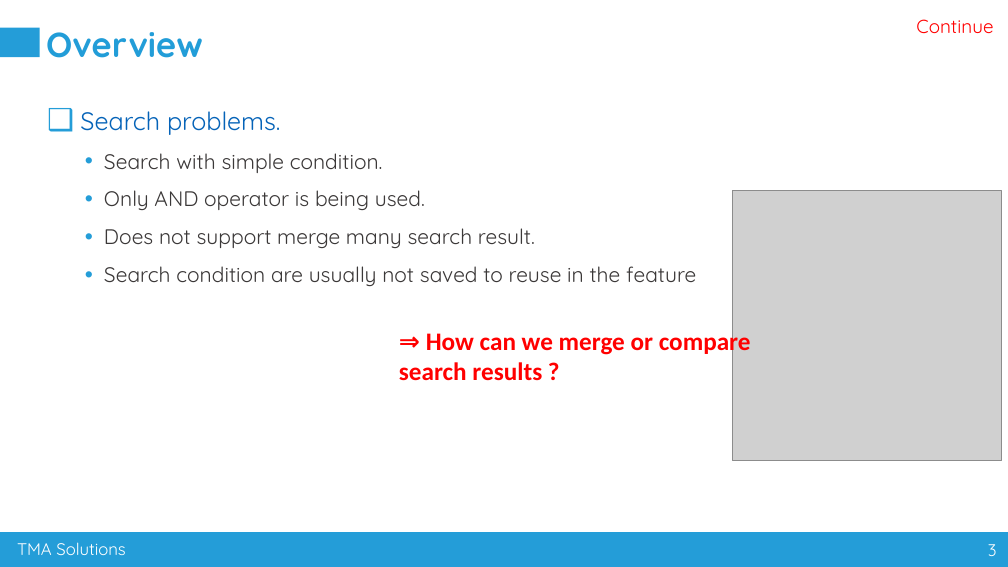
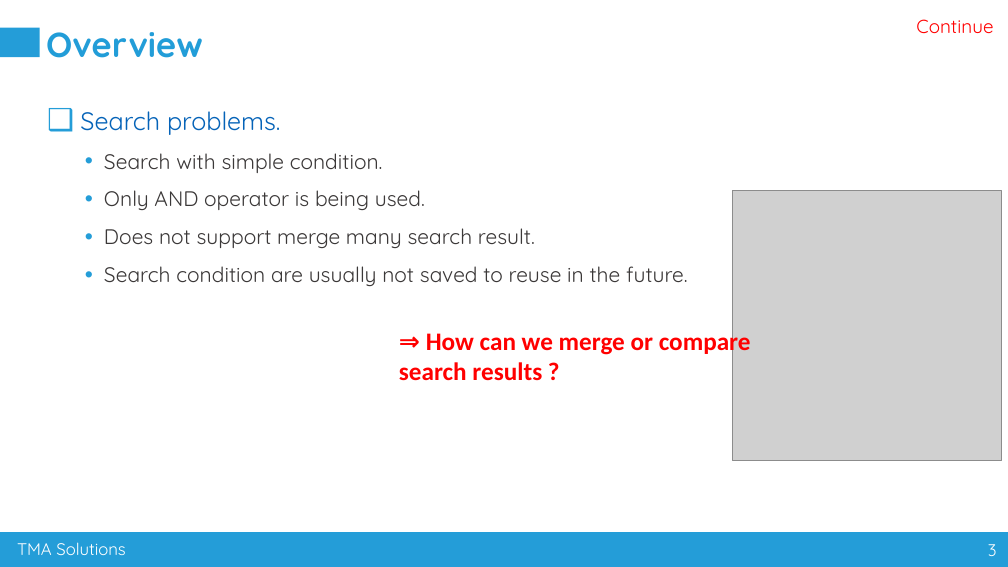
Before and after one commit to ChickenKFC/tma-promotion-2017, a slide deck: slide 3 of Slide/Search With Logical Operation.pptx. Drawn at 1008x567 pixels with LibreOffice and Linux fonts; fonts in the diff are those of the drawing; grey boxes stand for pictures. Boxes give left, top, right and bottom in pixels: in the first picture for what was removed or moved away, otherwise in the second. Text is boxed around its words. In the diff, an @@ line names an element or a change of style, - is before the commit and + after.

Commit message:
Slides & Remove Unneccessary Project
Update Slide, Remove HistorySearchControl

```diff
--- a/Slide/Search With Logical Operation.pptx
+++ b/Slide/Search With Logical Operation.pptx
@@ text at (104, 266, 688, 286): text changed @@
-  • Search condition are usually not saved to reuse in the feature
+  • Search condition are usually not saved to reuse in the future.
```
Also in this commit, not shown: 2 other slides changed, 2 slides added, 30 other files.
